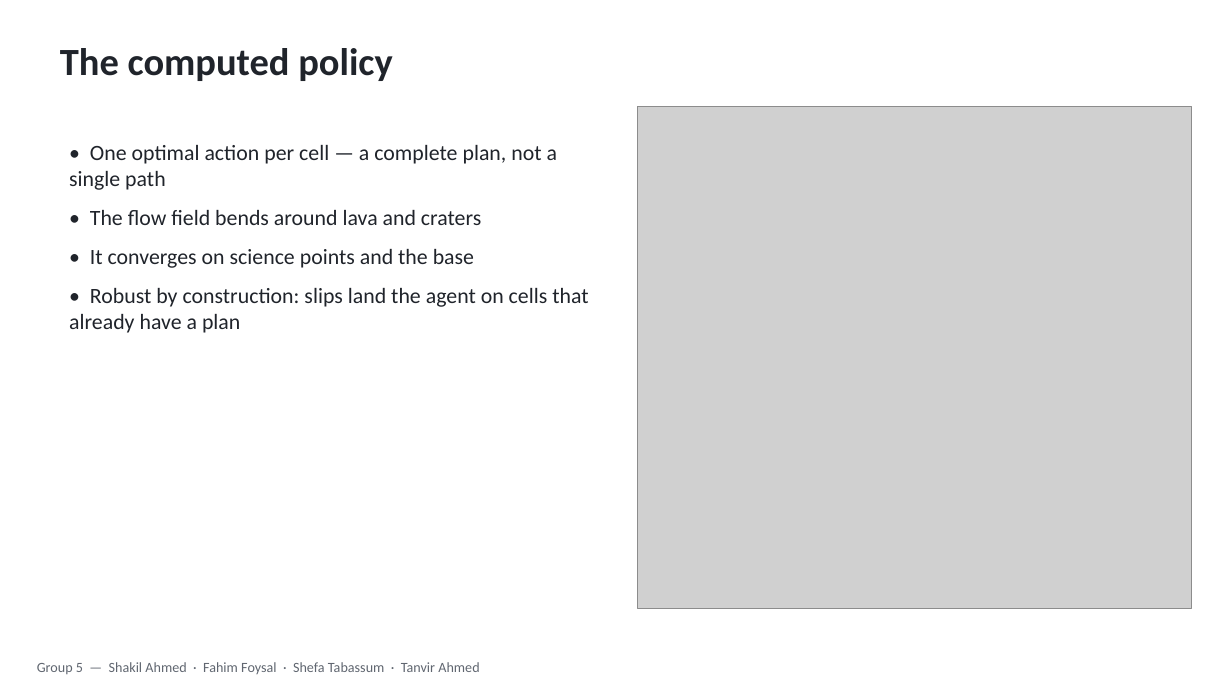
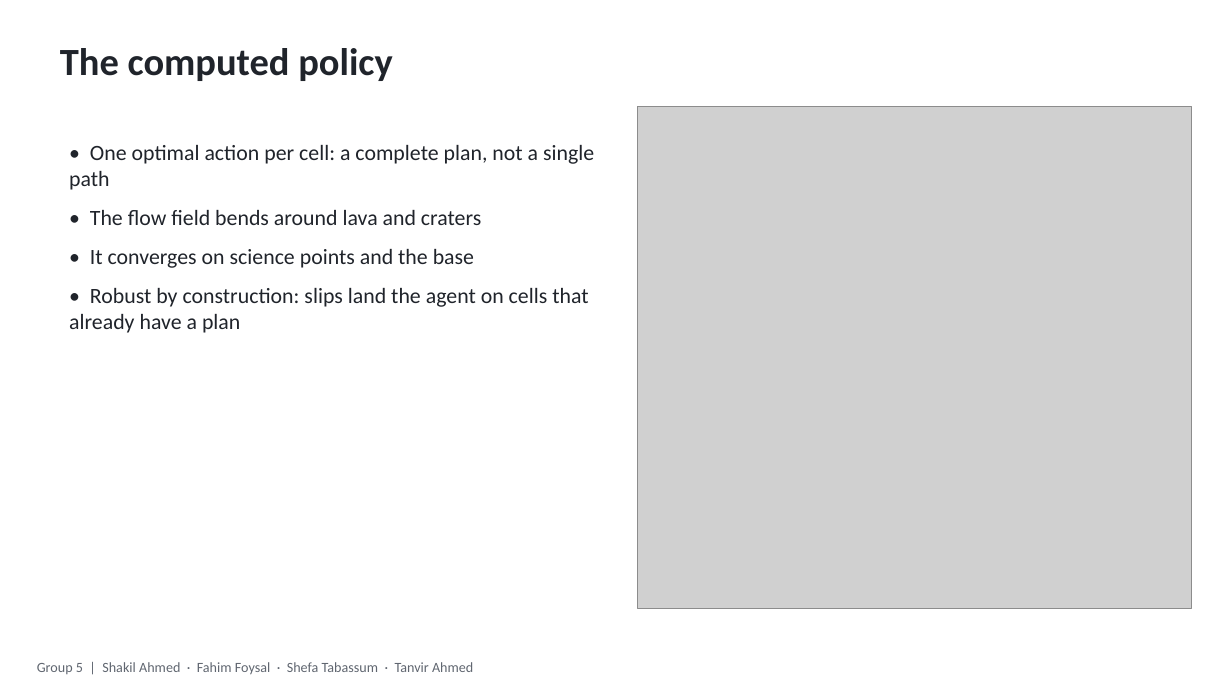
Before and after one commit to MRSHAKILS/Autonomous-Volcanic-Terrain-Exploration-Using-Markov-Decision-Process, a slide deck: slide 4 of others/final_presentation.pptx. Drawn at 1232x693 pixels with LibreOffice and Linux fonts; fonts in the diff are those of the drawing; grey boxes stand for pictures. Boxes give left, top, right and bottom in pixels: in the first picture for what was removed or moved away, otherwise in the second. Text is boxed around its words. In the diff, an @@ line names an element or a change of style, - is before the commit and + after.

```diff
--- a/others/final_presentation.pptx
+++ b/others/final_presentation.pptx
@@ text at (69, 145, 594, 190): text changed @@
-• One optimal action per cell — a complete plan, not a single path
+• One optimal action per cell: a complete plan, not a single path
@@ text at (37, 662, 473, 674): text changed @@
-Group 5 — Shakil Ahmed · Fahim Foysal · Shefa Tabassum · Tanvir Ahmed
+Group 5 | Shakil Ahmed · Fahim Foysal · Shefa Tabassum · Tanvir Ahmed
```
Also in this commit, not shown: 8 other slides changed, 11 other files.
